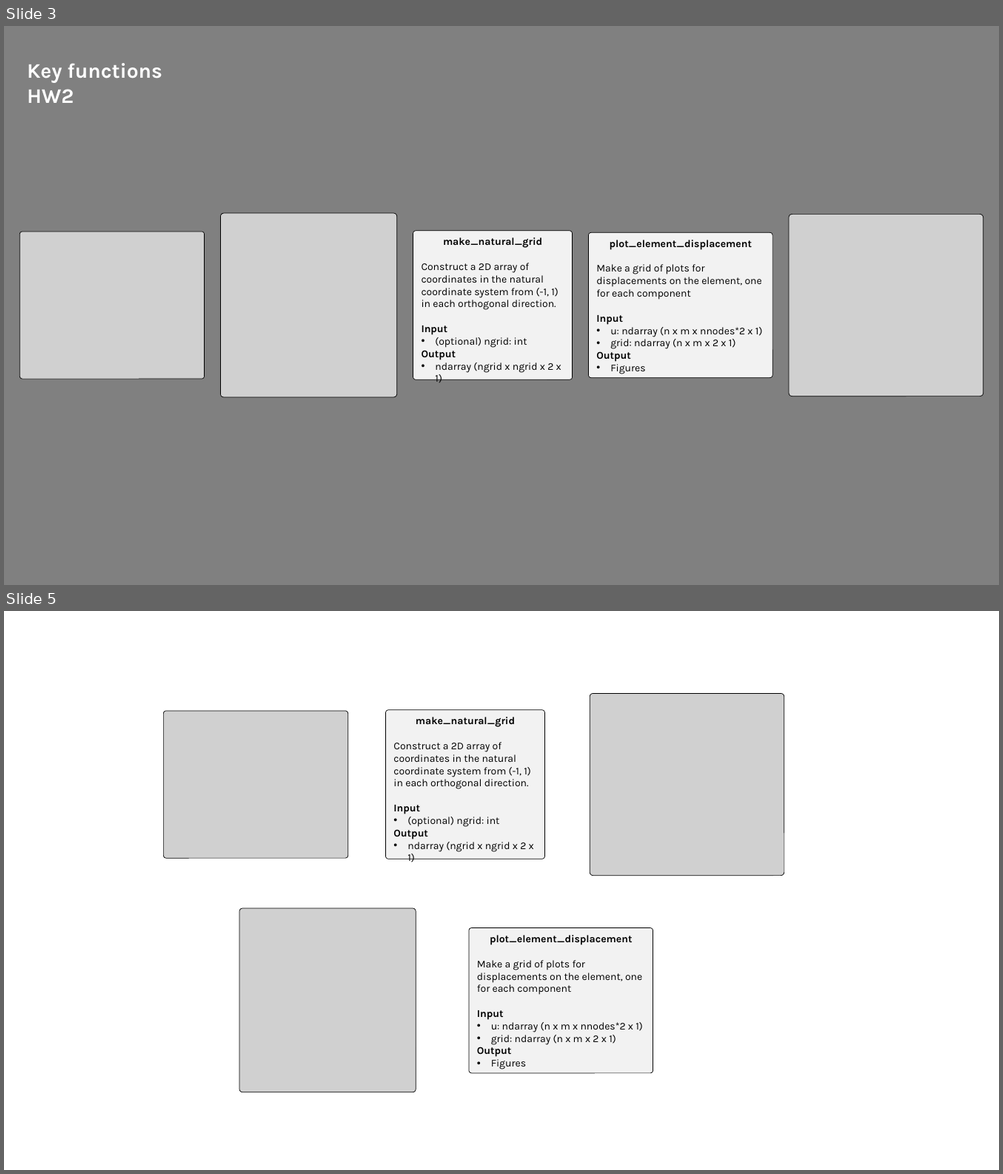
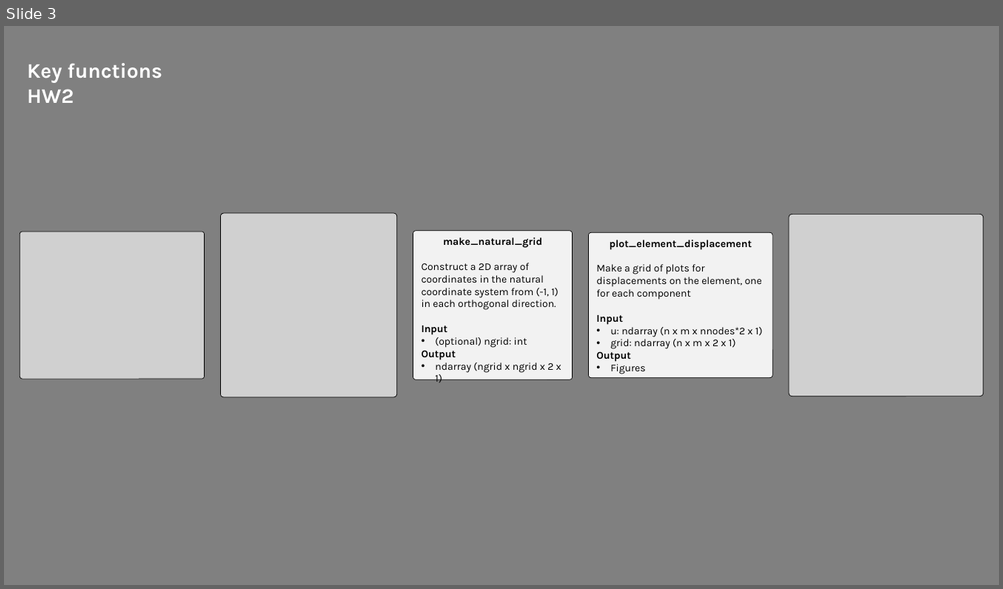
Before and after one commit to mnolaya/theory-of-fea, a slide deck: homeworks/hw_flowcharts.pptx. Shown one above the other, each under a label of ours: slides 3 and 5 before the commit, slide 3 after it; the slides between them are not shown. The pictures are 1003x1174 and 1003x589 pixels, drawn with LibreOffice and Linux fonts; fonts in the diff are those of the drawing; grey boxes stand for pictures. Boxes give left, top, right and bottom in pixels: in the first picture for what was removed or moved away, otherwise in the second. Text is boxed around its words. In the diff, an @@ line names an element or a change of style, - is before the commit and + after.

```diff
--- a/homeworks/hw_flowcharts.pptx
+++ b/homeworks/hw_flowcharts.pptx
@@ slide 5 removed at (4, 611, 999, 1170), background #FFFFFF @@
@@ picture removed at (589, 694, 785, 876) @@
@@ picture removed at (164, 711, 348, 859) @@
@@ rounded rectangle removed at (385, 710, 544, 860) @@
-make_natural_grid
-Construct a 2D array of coordinates in the natural coordinate system from (-1, 1) in each orthogonal direction.
-Input
-• (optional) ngrid: int
-Output
-• ndarray (ngrid x ngrid x 2 x 1)
@@ picture removed at (239, 908, 415, 1093) @@
@@ rounded rectangle removed at (469, 928, 653, 1073) @@
-plot_element_displacement
-Make a grid of plots for displacements on the element, one for each component
-Input
-• u: ndarray (n x m x nnodes*2 x 1)
-• grid: ndarray (n x m x 2 x 1)
-Output
-• Figures
```
Also in this commit, not shown: 2 slides changed, 3 slides added, 1 other slide removed, 6 other files.
